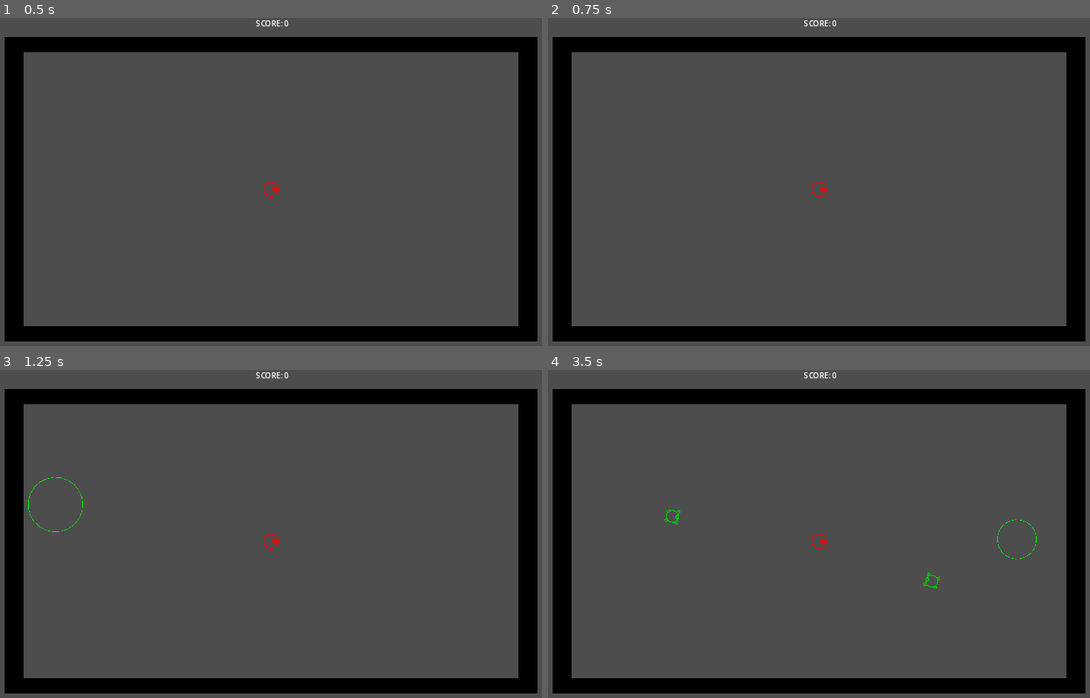
Above: before the commit, frames 1-4 (two rows, left to right).
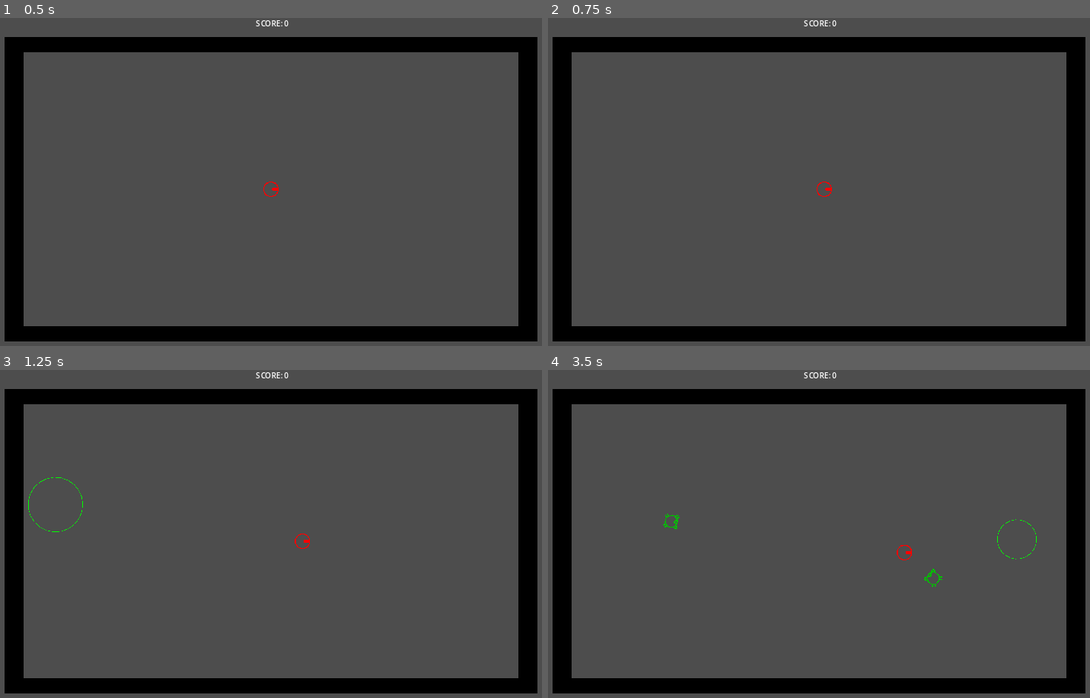
Above: after the commit, the same moments.

Repository: captaindecoy/maze
Game: Godot game, scene res://scenes/game.tscn
Two runs of this game, one before a commit and one after it. Both use one fixed random seed, a clock stepped at 60 frames per second and the inputs below.
Inputs:
- Up to frame 1 (0.5 s): no input
- Up to frame 2 (0.75 s): tap Enter at 0.5 s; hold Right (move_right) from 0.53 s (still down)
- Up to frame 3 (1.25 s): keep holding Right (move_right)
- Up to frame 4 (3.5 s): release Right (move_right) at 1.28 s; hold Down (move_down) 1.28-2.03 s; hold Right (move_right) 2.03-2.78 s; hold Up (move_up) from 2.78 s (still down)

Frame 1 is identical in both runs. In frame 2, less than 0.1% of the frame differs, in the area x 48-53%, y 49-55%; in frame 3, less than 0.1%; in frame 4, 0.2%, in the area x 21-73%, y 42-67%.
Error before the commit: Parse Error: Unexpected "Identifier" in class body. (res://scripts/player.gd:7)

Commit message:
- Added fire_mode checking - Figured out how to place additional bullet spawns

Diff:
--- a/scripts/Player.gd
+++ b/scripts/Player.gd
@@ -5,7 +5,8 @@
 @export var acceleration = 0.1
 var fire_rate = 10
 var fire_rate_timer = 0
-position
+
+
 var bullet_scene = preload("res://scenes/bullet.tscn")
 var shot_sound = preload("res://sounds/default_laser_shoot.wav")
 
@@ -75,7 +76,9 @@
 				owner.add_child(instance)
 			#add_child(instance)
 			instance.transform = transform
-			instance.position.y -= 12
+#			var move_xy = Vector2(cos(rotation + PI/2), sin(rotation + PI/2)) * 12
+			var move_xy = Vector2(1,0).rotated(rotation + PI/2) * 12
+			instance.position += move_xy
 			fire_rate_timer = fire_rate
 
 			var instance2 = bullet_scene.instantiate()
@@ -83,5 +86,5 @@
 				owner.add_child(instance2)
 			#add_child(instance)
 			instance2.transform = transform
-			instance2.position.y += 12
+			instance2.position -= move_xy
 			fire_rate_timer = fire_rate
